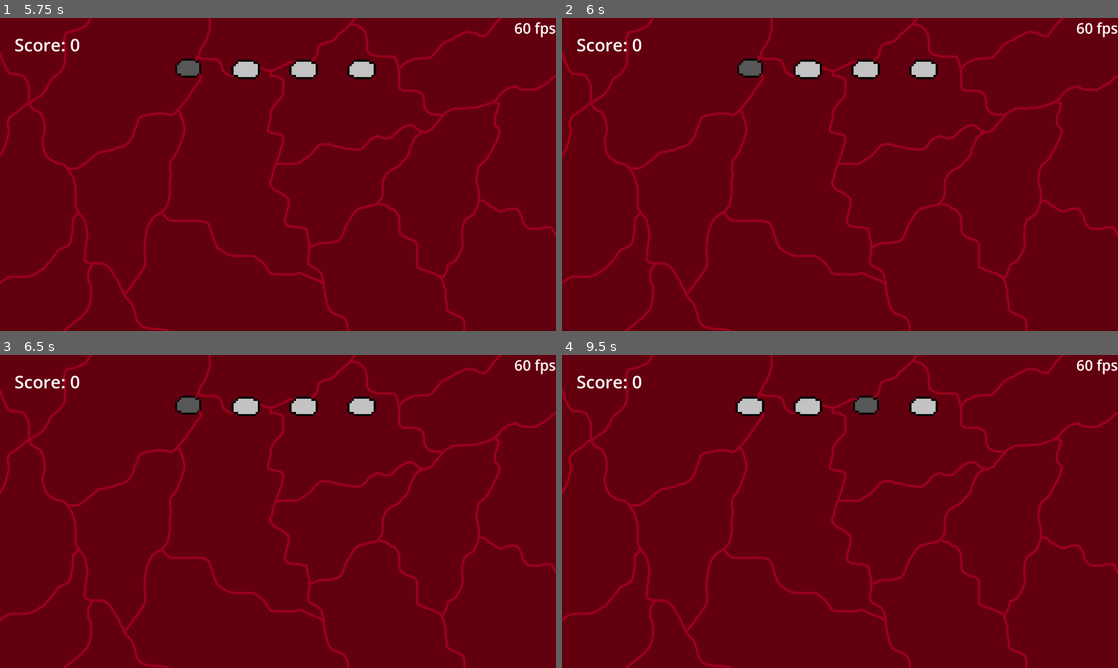
Above: before the commit, frames 1-4 (two rows, left to right).
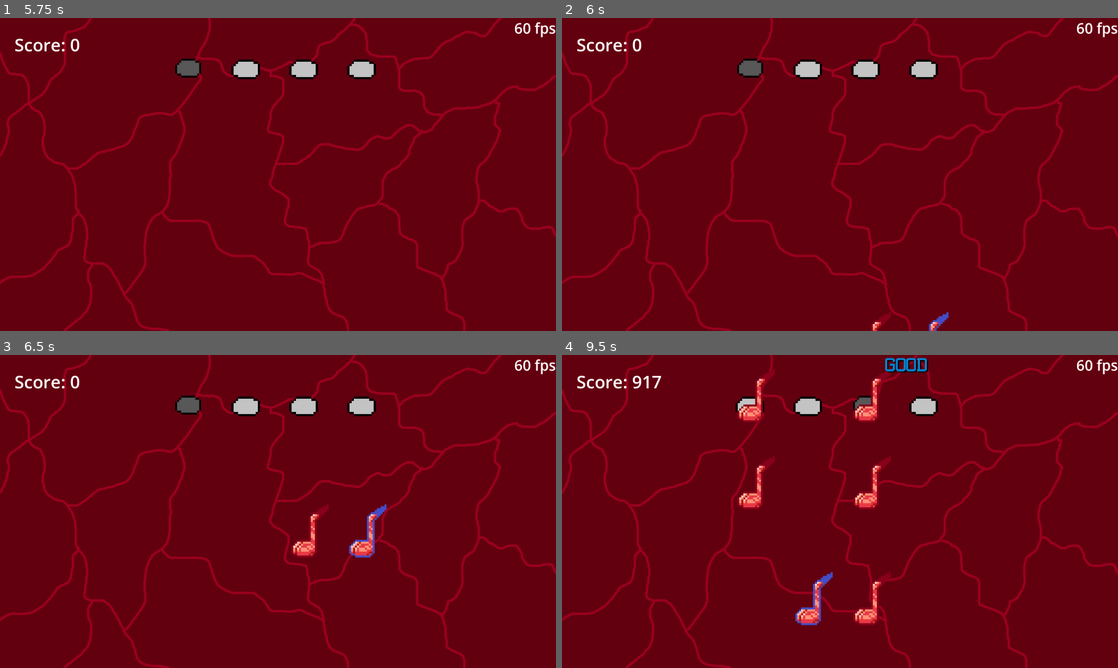
Above: after the commit, the same moments.

Repository: rlett/beats-of-godot-mind
Game: Godot game, scene res://Scenes/main.tscn
Same seed, same stepped clock (60 frames per second), same inputs: the game is played once before the commit and once after it.
Inputs:
- Up to frame 1 (5.75 s): click "Borderline Forever" at 0.5 s; click "Play" at 1.25 s; tap Enter at 2, 3.5, 5 s; hold D 2.03-2.78 s; tap F every 0.75 s from 2.1 to 5.1 s; tap Space at 2.75, 4.25 s; hold S 2.78-3.53 s; hold D 3.53-5.03 s; hold A from 5.03 s (still down)
- Up to frame 2 (6 s): keep holding A; tap Space at 5.75 s; tap F at 5.85 s
- Up to frame 3 (6.5 s): keep holding A
- Up to frame 4 (9.5 s): release A at 6.53 s; hold S 6.53-7.28 s; tap F every 0.75 s from 6.6 to 8.85 s; hold D from 7.28 s (still down)

Frame 1 is identical in both runs. In frame 2, 0.2% of the frame differs, in the area x 55-70%, y 94-100%; in frame 3, 0.8%; in frame 4, 2.7%, in the area x 12-66%, y 0-87%.
Error before the commit: Parse Error: Identifier "position" not declared in the current scope. (res://Scripts/Note.gd:8)

Commit message:
fixed small bug with notes position

Diff:
--- a/Scenes/Note.tscn
+++ b/Scenes/Note.tscn
@@ -9,10 +9,8 @@
 script = ExtResource("2_bvuvd")
 
 [node name="noteSprite" type="Sprite2D" parent="."]
-scale = Vector2(1, 1)
 
 [node name="Area2D" type="Area2D" parent="."]
-scale = Vector2(1, 1)
 
 [node name="CollisionShape2D" type="CollisionShape2D" parent="Area2D"]
 position = Vector2(-5, 45)
--- a/Scripts/Note.gd
+++ b/Scripts/Note.gd
@@ -5,9 +5,9 @@
 
 func _startUp(speed, pos):
 	noteSpeed = speed
-	position.x = 660 + 200 * pos
+	self.position.x = 660 + 200 * pos
 	# 90 is destination. ALWAYS TAKE 2 SECONDS FROM SPAWN TO HIT
-	position.y = 90 + speed*2
+	self.position.y = 90 + speed*2
 
 # Is no go? GO! Is go? NO GO!
 func _toggleMove():
@@ -16,10 +16,10 @@
 # move
 func _process(delta):
 	if(go):
-		position.y -= noteSpeed * delta
+		self.position.y -= noteSpeed * delta
 		# save da world
 		# my final message.
-		if(position.y < -100):
+		if(self.position.y < -100):
 			# goodb ye
 			self.queue_free()
 
